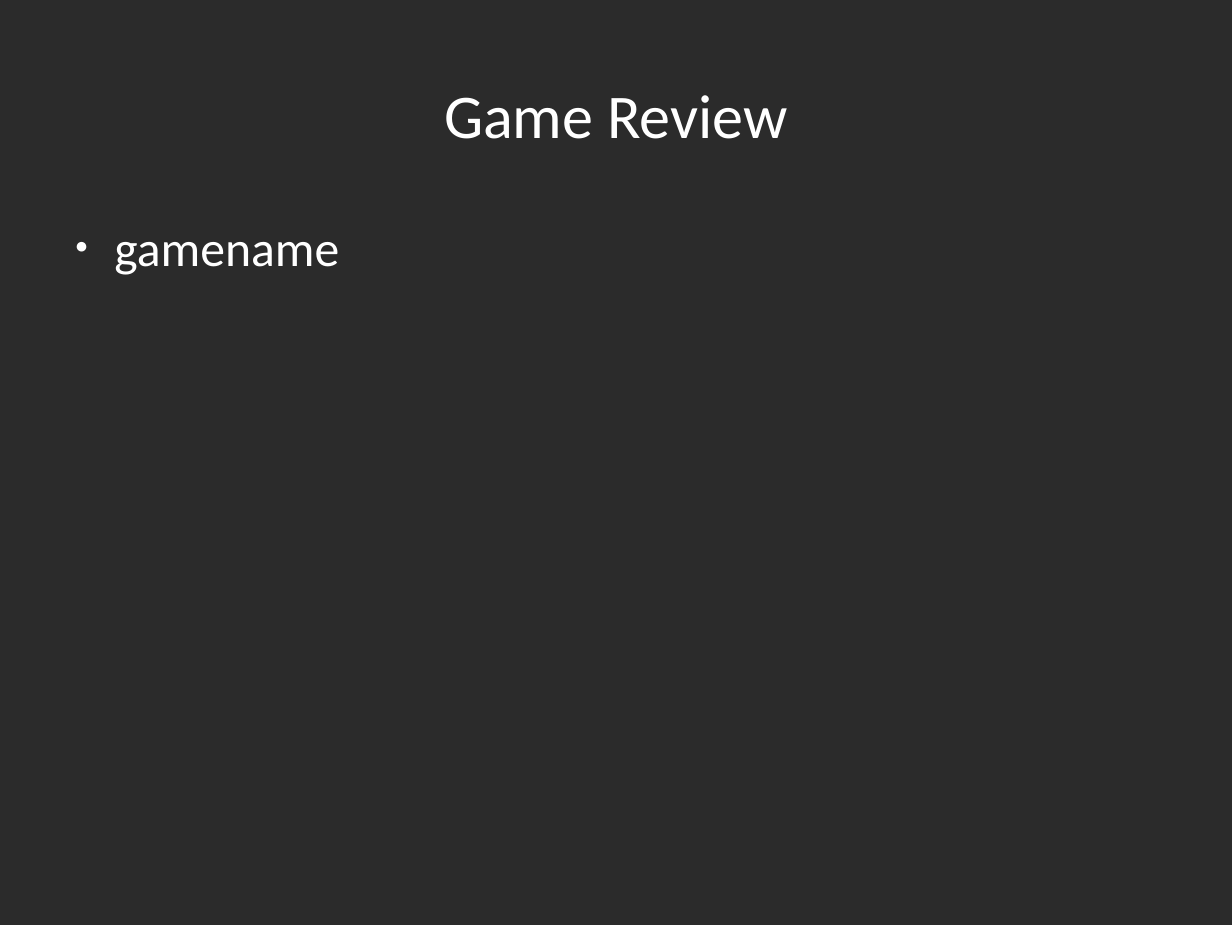
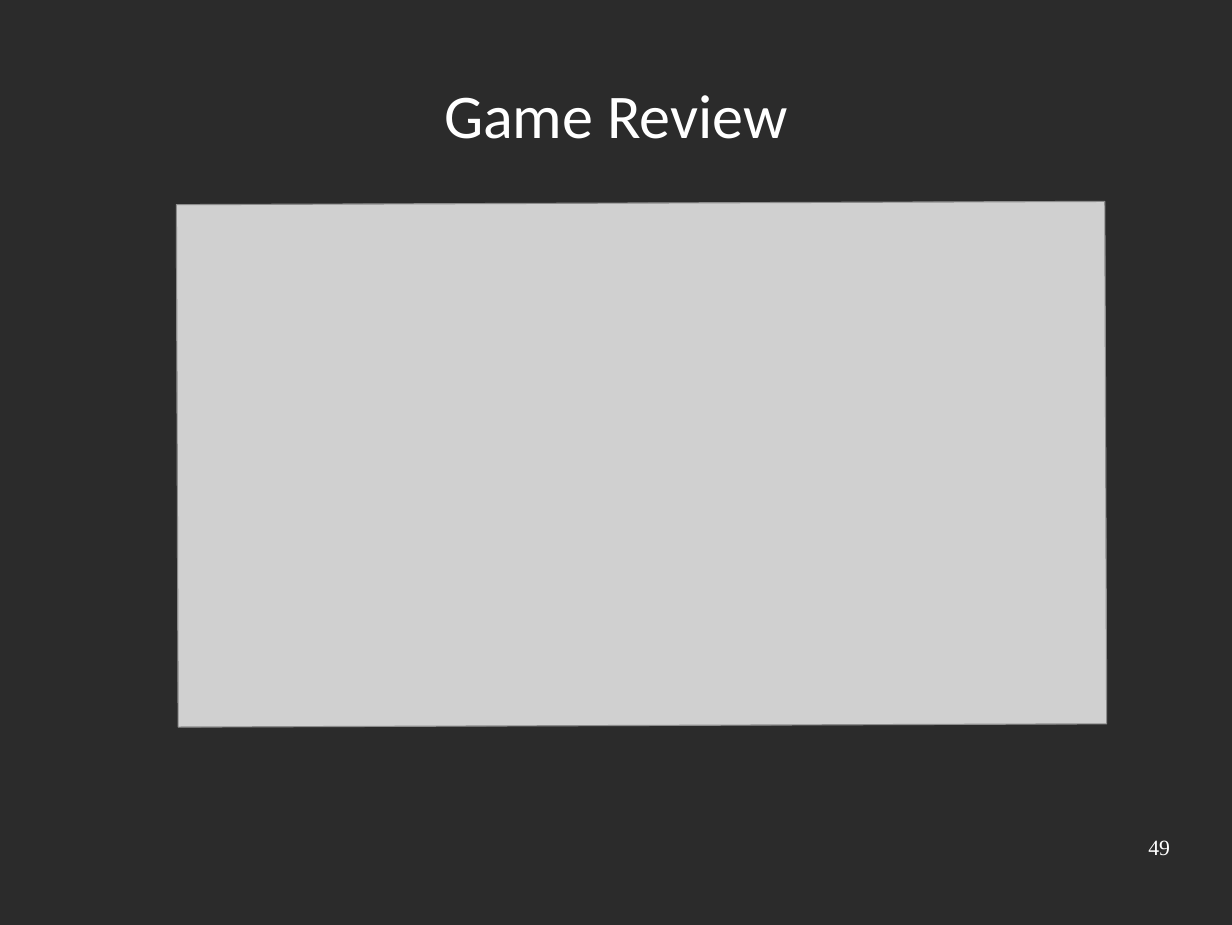
Before and after one commit to Rust-Mikrocontroller-Praktikum-2017/megamaertz, a slide deck: slide 9 of slides/slides.odp. Drawn at 1232x925 pixels with LibreOffice and Linux fonts; fonts in the diff are those of the drawing; grey boxes stand for pictures; background and template pictures are left out; a plain dark background stands for a picture behind light text. Boxes give left, top, right and bottom in pixels: in the first picture for what was removed or moved away, otherwise in the second. Text is boxed around its words. In the diff, an @@ line names an element or a change of style, - is before the commit and + after.

```diff
--- a/slides/slides.odp
+++ b/slides/slides.odp
@@ picture added at (176, 202, 1107, 727) @@
@@ text removed at (114, 242, 339, 275) @@
-● gamename
@@ page number added at (1148, 840, 1170, 856), 14 pt, text #FFFFFF @@
+49
```
Also in this commit, not shown: 8 other slides changed, 1 slide added, 1 slide removed, 10 other files.
